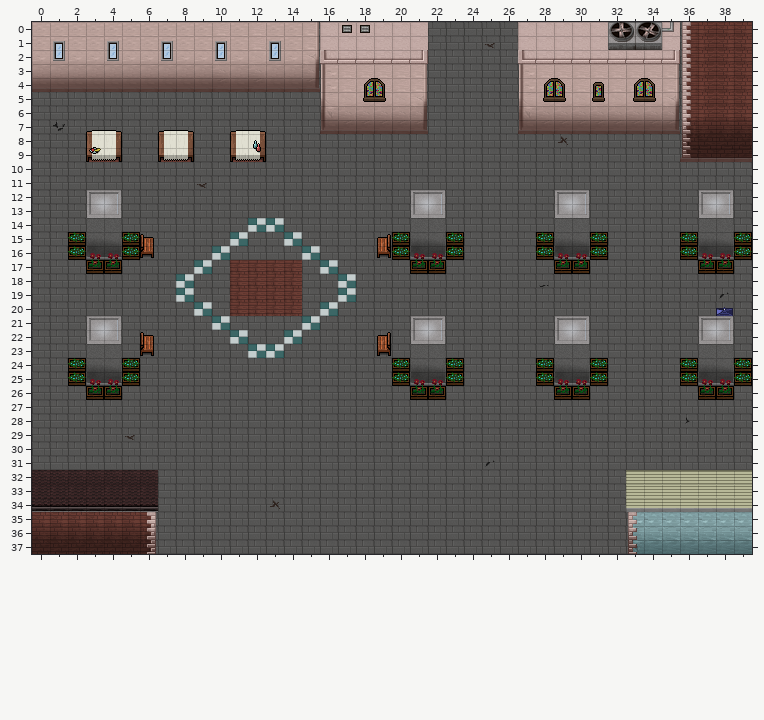
Level history. Tiled map: maps/map_03_stadtplatz.tmx. The first picture shows the starting point.
Cells are 36x28 px. Shown: x 0..39, y 0..37.
The same view after the edit:
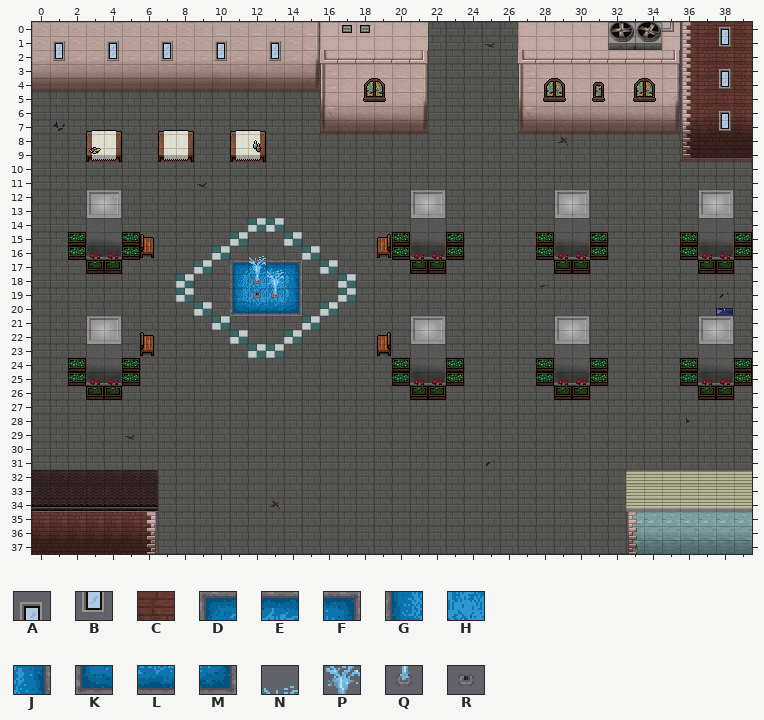
Key: from "sprite_sheet_props_main": A 24, B 74, C 214, D 882, E 883, F 884, G 932, H 933, J 934, K 982, L 983, M 984, N 1034, P 1084, Q 1134, R 1138.
_ is an empty cell, # one hidden under a higher layer.
Diff:
Layer "map":
y 17..20: x 11..14 CCCC -> ####
Layer "ebene1":
y 17: x 11..14 ____ -> DEEF
y 18..19: x 11..14 ____ -> GHHJ
y 20: x 11..14 ____ -> KLLM
Layer "ebene2":
y 0: x 38 _ -> A
y 1: x 38 _ -> B
y 3: x 38 _ -> A
y 4: x 38 _ -> B
y 6: x 38 _ -> A
y 7: x 38 _ -> B
y 16: x 12 _ -> N
y 17: x 12..13 __ -> PN
y 18: x 12..13 __ -> QP
y 19: x 12..13 __ -> RQ
Changed places in both pictures, as pixel boxes (x1, y1, x2, y2):
added: (719, 27, 731, 47)
added: (719, 69, 731, 89)
added: (719, 111, 731, 131)
changed: (230, 256, 302, 316)
